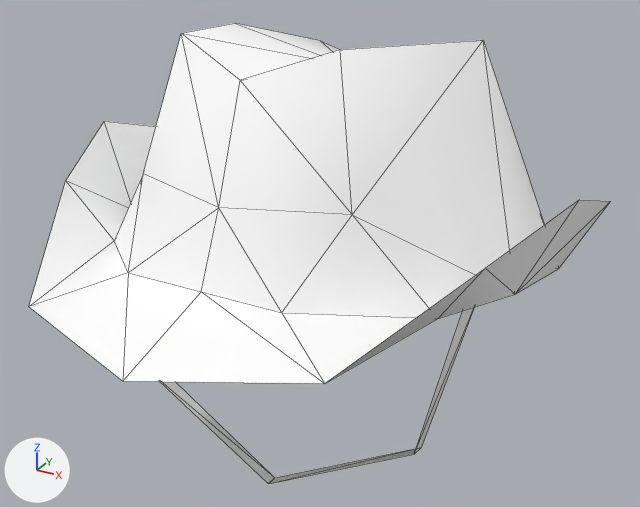
Before and after pictures for a commit that changed the glTF model public/3d/item/model__item__manequin_hd.ofs_19/code_head14.gltf.
Camera for both pictures: a 50 mm camera at (0.575, -1.025, 2.397) aimed at (0.002, 0.018, 1.876). The lights are fixed; the arrows at lower left show +X, +Y and +Z. The first picture is the older version. Mesh edges are drawn as thin lines.

The first picture shows 'code_head14.001'.
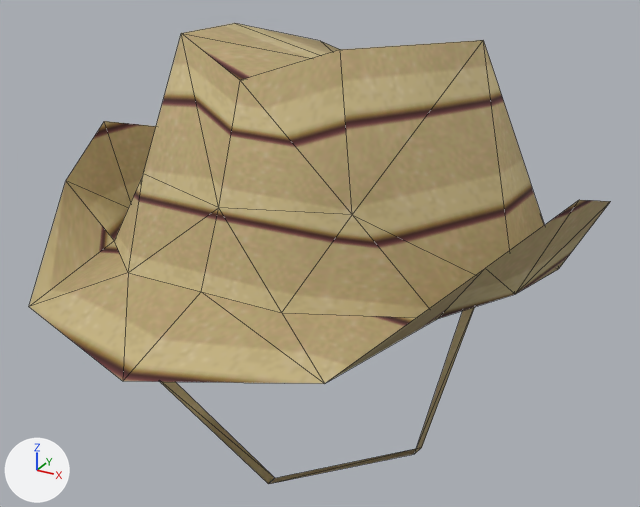
Edits to the bpy script that builds the scene:
```text
Add img_c08_hat:
    img_c08_hat = load_image('c08_hat', '_unpacked/c08_hat', 32, 32, 'sRGB')
Change mat_c08_hat14:
    remove mat_c08_hat14.base_color = (1.0, 1.0, 1.0)  # white #ffffff
    add mat_c08_hat14.texture = img_c08_hat
```

Changed parts and their boxes [x1, y1, x2, y2] in the pictures (640 x 507 px):
'code_head14.001', surface changed (white to beige): [29, 23, 611, 484] in both
